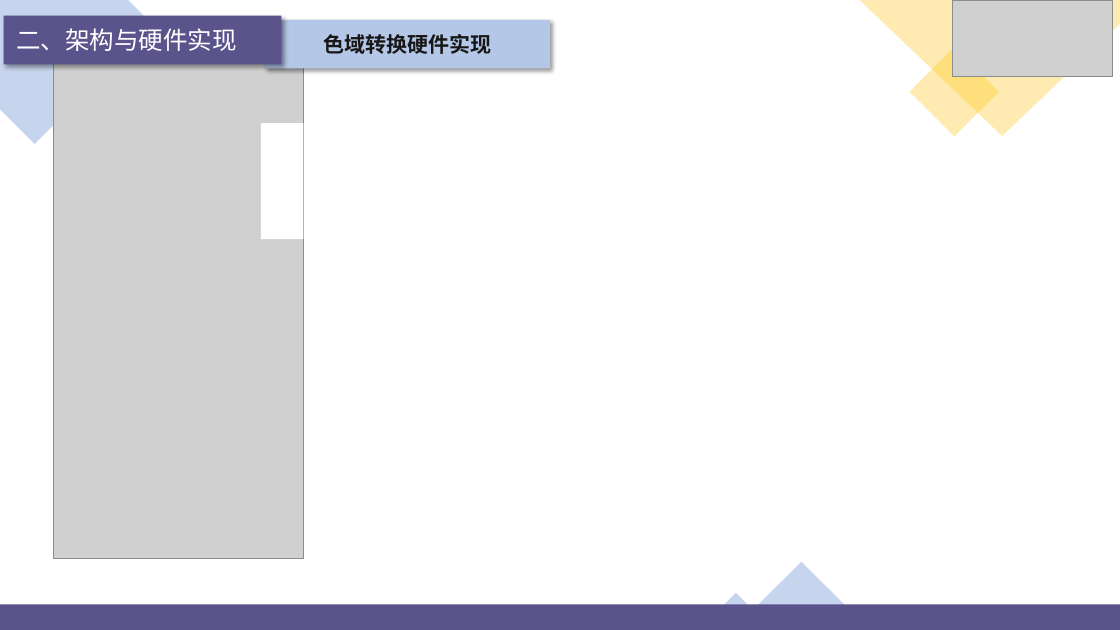
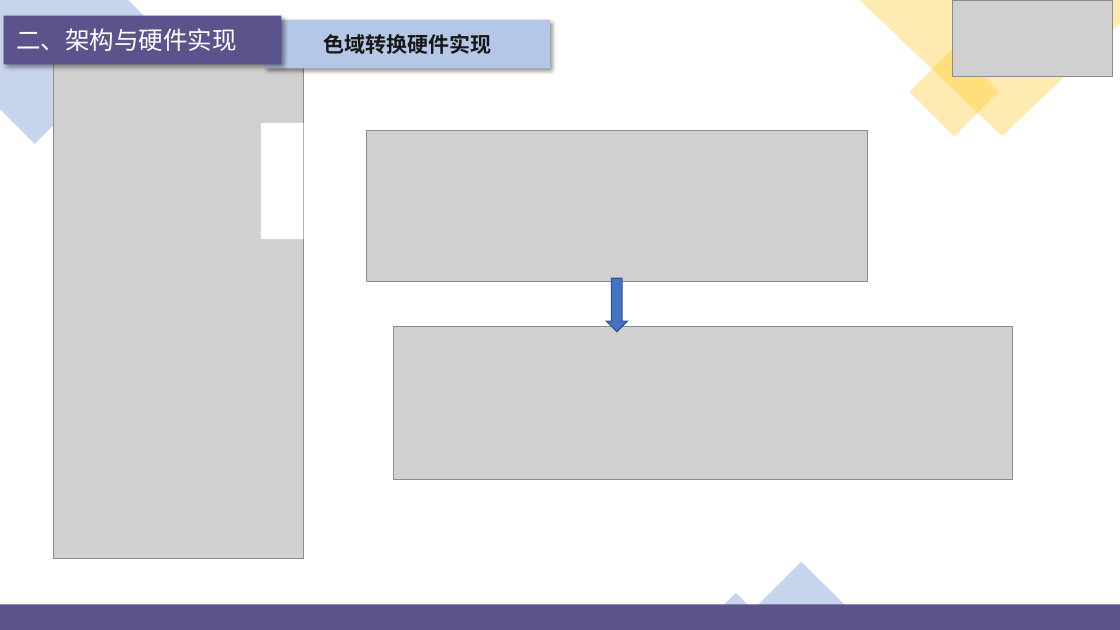
Before and after one commit to jjyy-Huang/LoG-UTE-RAISR-Doc, a slide deck: slide 8 of presentation/PPT.pptx. Drawn at 1120x630 pixels with LibreOffice and Linux fonts; fonts in the diff are those of the drawing; grey boxes stand for pictures; background and template pictures are left out. Boxes give left, top, right and bottom in pixels: in the first picture for what was removed or moved away, otherwise in the second. Text is boxed around its words. In the diff, an @@ line names an element or a change of style, - is before the commit and + after.

```diff
--- a/presentation/PPT.pptx
+++ b/presentation/PPT.pptx
@@ picture added at box(366, 131, 868, 281) @@
@@ down arrow added at box(607, 278, 628, 332), fill #4472C4, outline #325491 1 pt @@
@@ picture added at box(393, 326, 1012, 479) @@
```
Also in this commit, not shown: 2 other slides changed.
